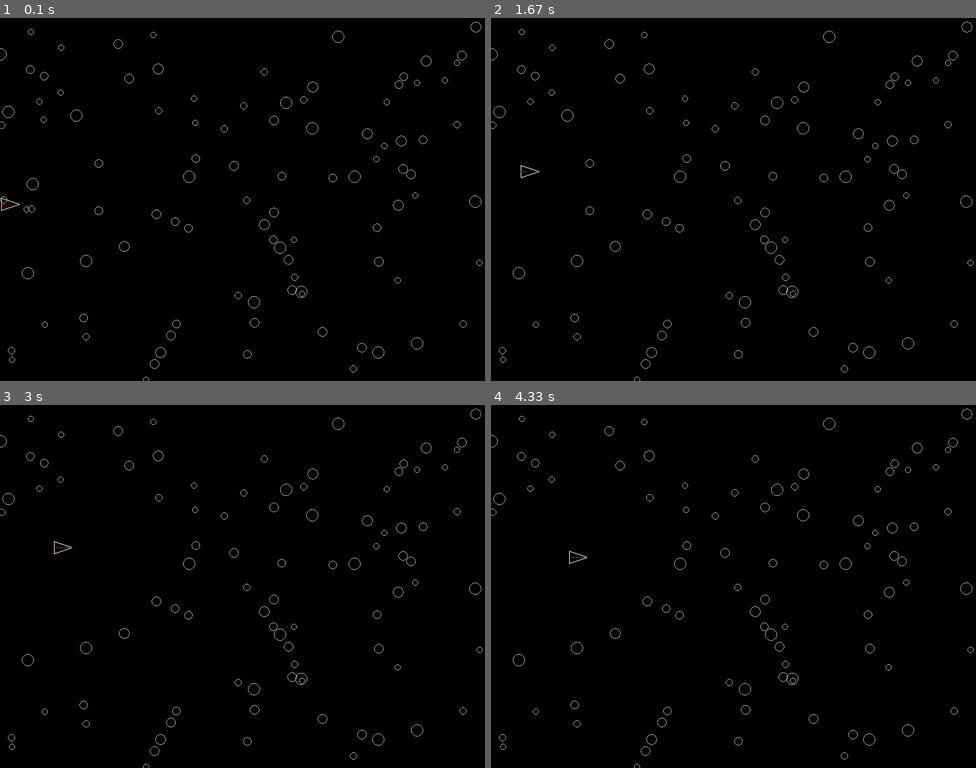
Above: before the commit, frames 1-4 (two rows, left to right).
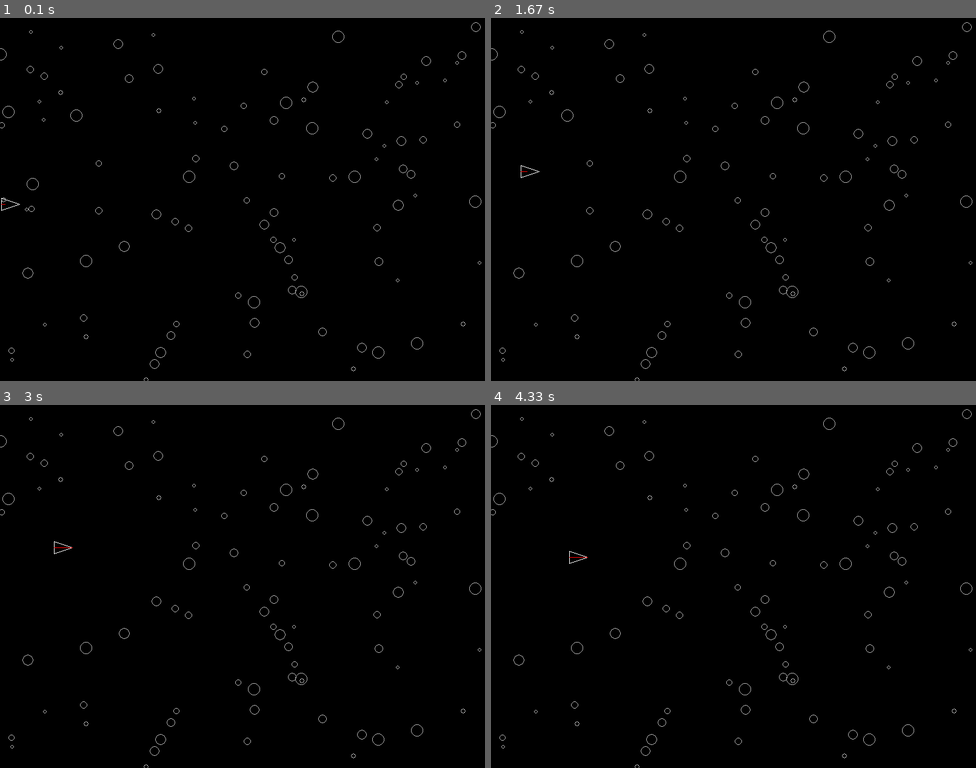
Above: after the commit, the same moments.

Repository: ilvrak/asteroid-blaster
Game: pygame game, started from asteroid-blaster.py
Two runs of this game, one before a commit and one after it. Both use one fixed random seed, a clock stepped at 60 frames per second and the inputs below.
Inputs:
- Up to frame 1 (0.1 s): no input
- Up to frame 2 (1.67 s): no input
- Up to frame 3 (3 s): no input
- Up to frame 4 (4.33 s): no input

The runs differ from the first frame. In frame 1, 0.9% of the frame differs, in the area x 0-100%, y 1-100%; in frame 2, 0.9%; in frame 3, 0.8%; in frame 4, 0.8%.

Commit message:
armor and asteroid sizes 3-10

Diff:
--- a/asteroid-blaster.py
+++ b/asteroid-blaster.py
@@ -14,6 +14,7 @@
 # Параметры космического корабля
 ship_width = 20
 ship_length = 30
+ship_armor = 1
 
 # Начальные координаты корабля
 ship_x = 0
@@ -29,7 +30,7 @@
 last_shot_time = 0
 
 # Генерация астероидов
-asteroid_radius_range = (5, 10)
+asteroid_radius_range = (3, 10)
 asteroid_number = 100
 asteroids = []
 for _ in range(asteroid_number):
@@ -62,7 +63,7 @@
         (ship_x, ship_y + ship_width),
         ship_nose
     ]
-    pg.draw.polygon(screen, 'white', ship_points, 1)
+    pg.draw.polygon(screen, 'white', ship_points, ship_armor)
 
     # рисование заряда батареи
     if (current_time - last_shot_time) >= laser_cooldown:
